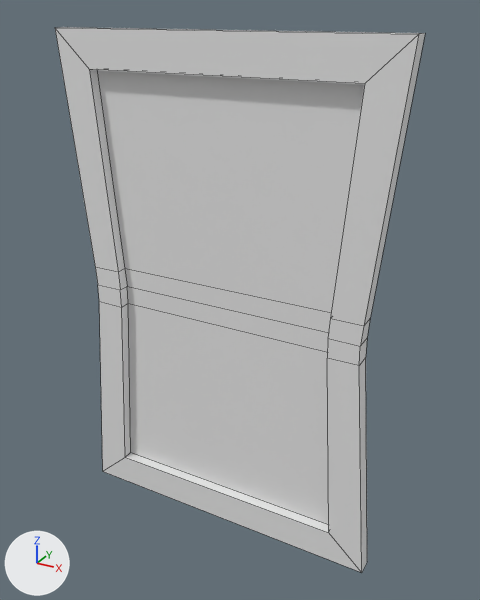
Renders of the FBX model Assets/FPV/03_Art/04_Plateformes/Details/SM_CadrePhoto02_low.fbx from each side of a commit.
The view is the same before and after, from a 50 mm camera at (1.29, -2.22, 2.23) aimed at (0.06, 0.01, 1.11). Lighting does not change. The marker at lower left points along +X, +Y and +Z. The first picture is the older version. Mesh edges are drawn as thin lines. Where no turn or scale is listed for an object, it has been applied to the vertices.

Before the edit, the objects in view are built like this:
```python
me_mesh = bpy.data.meshes.new('Mesh')
me_mesh.from_pydata(...)  # 40 vertices, 38 faces; spans x -0.72..0.72, y -0.04..0.04, z 0.0..2.16
ob_sm_cadrephoto02_low = bpy.data.objects.new('SM_CadrePhoto02_low', me_mesh)
ob_sm_cadrephoto02_low.location = (0.0, -0.04, 0.0)
```
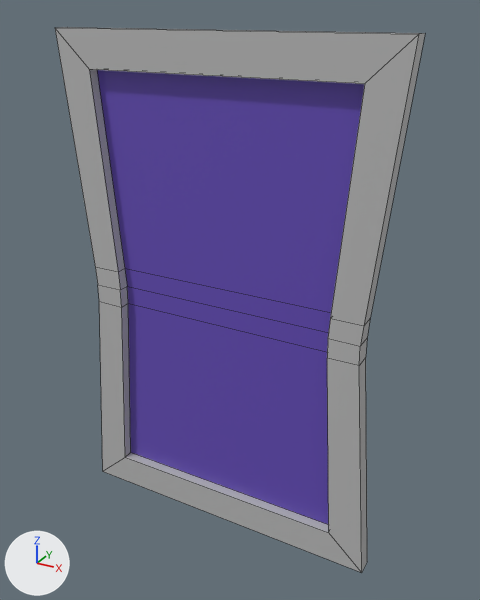
Location of each change, (x1, y1, x2, y2) in pixels of the pictures (480 x 600 px):
part 1 of me_mesh, recoloured (white to grey)
    both: (55, 27, 425, 573)
part 2 of me_mesh, recoloured (white to blue)
    both: (97, 70, 365, 524)

What the commit changed:
Material 'Material #10' (mat_material__10) is new.
Its base color is (0.135, 0.0783, 0.485) (blue #674fb9).
Its roughness is 0.0.
Material 'Material #11' (mat_material__11) is new.
Its base color is (0.5, 0.5, 0.5) (grey #bcbcbc).
Its roughness is 0.0.
me_mesh has 40 vertices, 38 faces and spans x -0.72..0.72, y -0.04..0.04, z 0.0..2.16.
me_mesh is used by ob_sm_cadrephoto02_low; location (0.0, -0.04, 0.0).
me_mesh part 1: 34 of the faces centred in x -0.68..0.68, y -0.04..0.04, z 0.0..2.16 switch from no material to mat_material__11 (grey #bcbcbc).
me_mesh part 2: all 4 faces centred in x 0.0, y 0.01, z 0.57..1.58 switch from no material to mat_material__10 (blue #674fb9).
